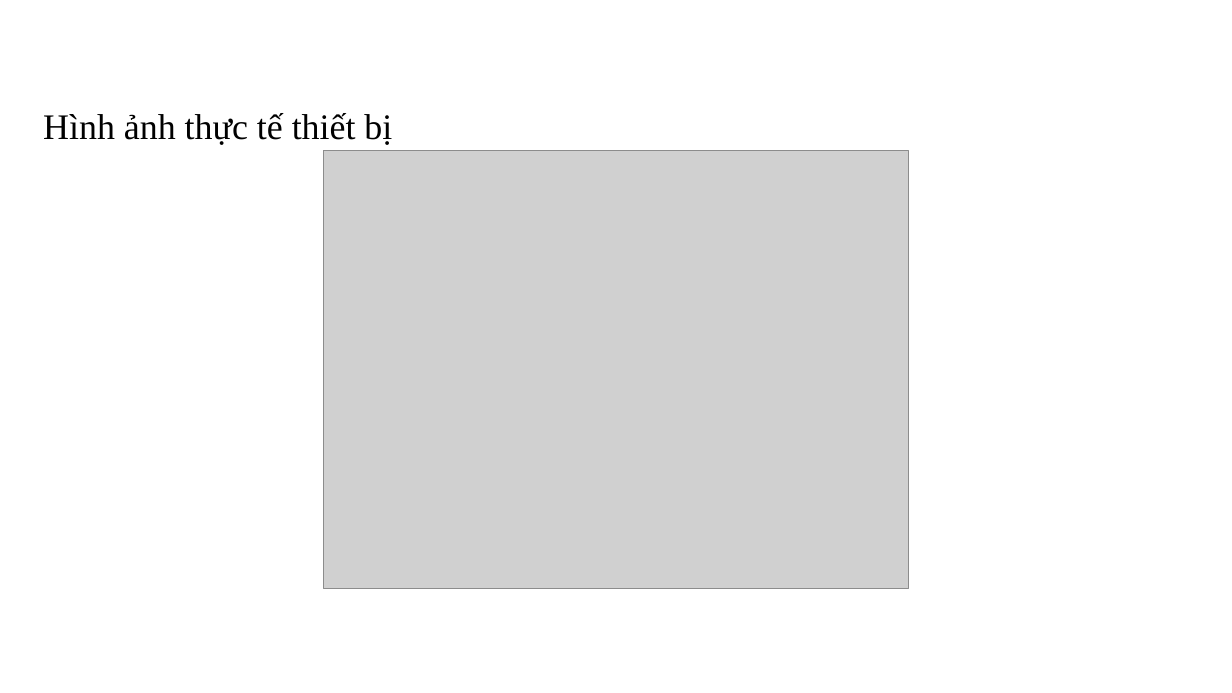
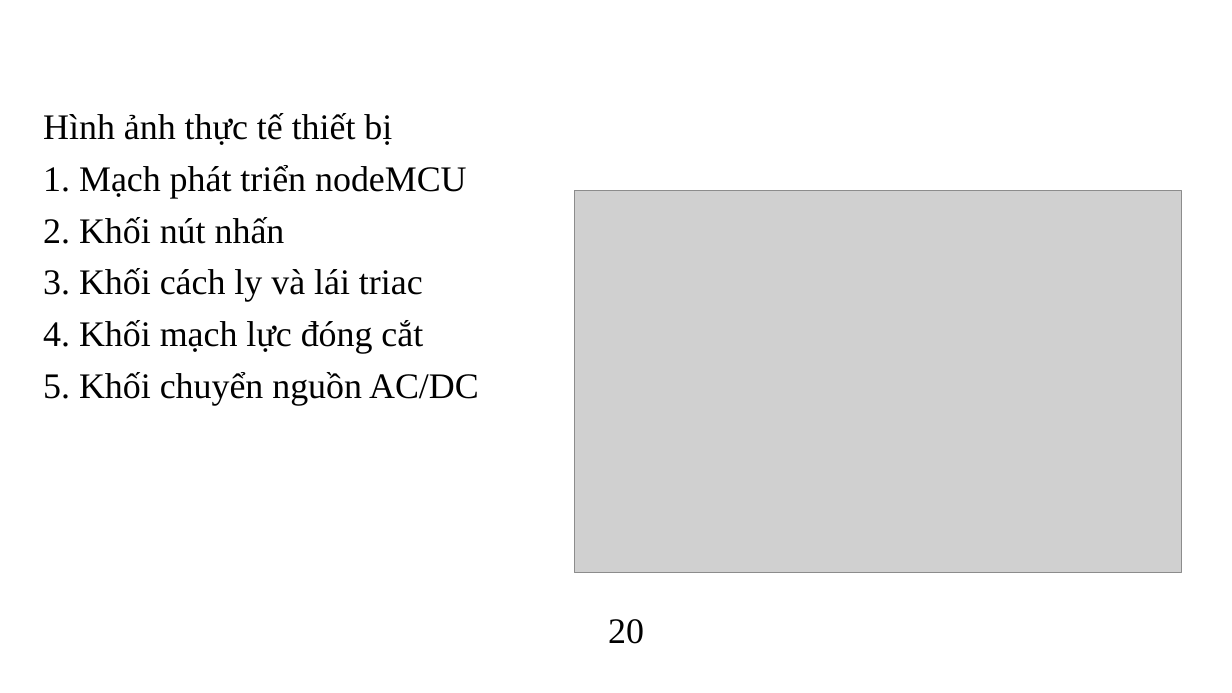
Before and after one commit to kurooroo/DATN, a slide deck: slide 23 of documents/Slide Đồ án tốt nghiệp_Nguyễn Tuấn Anh.pptx. Drawn at 1232x693 pixels with LibreOffice and Linux fonts; fonts in the diff are those of the drawing; grey boxes stand for pictures; background and template pictures are left out. Boxes give left, top, right and bottom in pixels: in the first picture for what was removed or moved away, otherwise in the second. Text is boxed around its words. In the diff, an @@ line names an element or a change of style, - is before the commit and + after.

```diff
--- a/documents/Slide Đồ án tốt nghiệp_Nguyễn Tuấn Anh.pptx
+++ b/documents/Slide Đồ án tốt nghiệp_Nguyễn Tuấn Anh.pptx
@@ text at <box>43,165,479,405</box>: paragraphs added @@
+1. Mạch phát triển nodeMCU
+2. Khối nút nhấn
+3. Khối cách ly và lái triac
+4. Khối mạch lực đóng cắt
+5. Khối chuyển nguồn AC/DC
@@ picture removed at <box>323,151,909,589</box> @@
@@ picture added at <box>574,190,1181,573</box> @@
@@ text added at <box>608,619,644,644</box>, 28 pt, text #000000 @@
+20
```
Also in this commit, not shown: 21 other slides changed, 8 other files.
